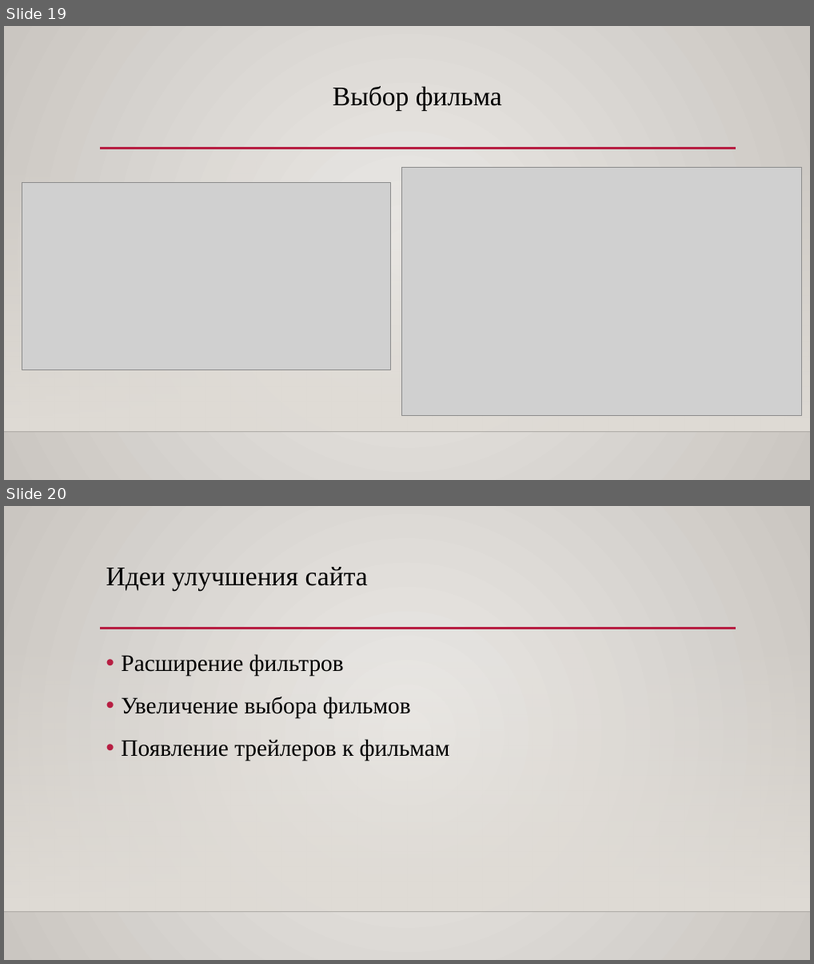
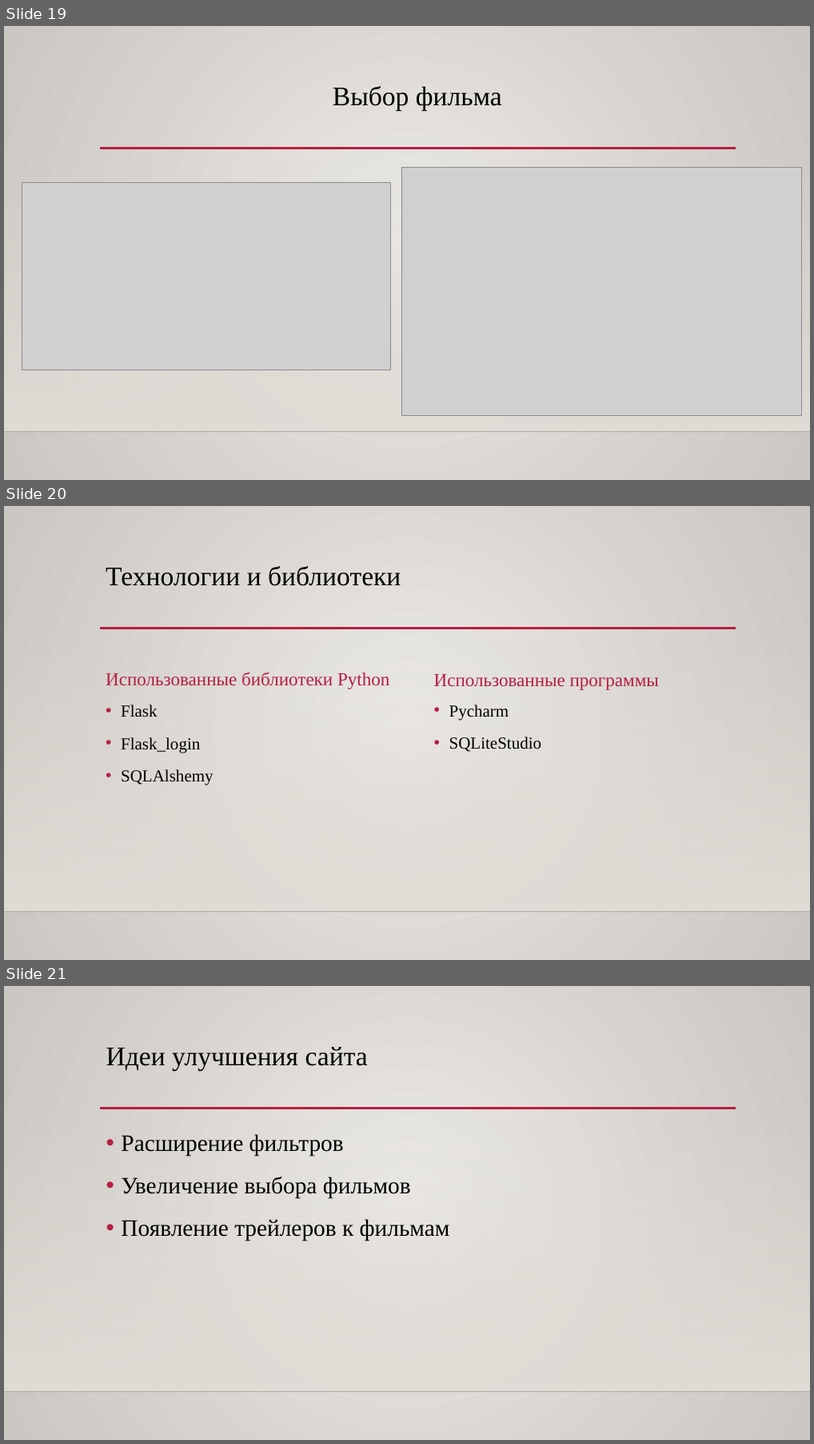
Before and after one commit to 20moonlight01/yandexlyceumweb, a slide deck: Для настроения.pptx. Shown one above the other, each under a label of ours: slides 19 and 20 before the commit, slides 19, 20 and 21 after it. The pictures are 814x964 and 814x1444 pixels, drawn with LibreOffice and Linux fonts; fonts in the diff are those of the drawing; grey boxes stand for pictures; background and template pictures are left out. Boxes give left, top, right and bottom in pixels: in the first picture for what was removed or moved away, otherwise in the second. Text is boxed around its words. In the diff, an @@ line names an element or a change of style, - is before the commit and + after.

```diff
--- a/Для настроения.pptx
+++ b/Для настроения.pptx
@@ slide 20 added at (4,506,810,960), background gradient #ECEAE7 to #CAC7C1; not listed: 3 template elements that a slide beside it also shows @@
@@ title added at (106,566,401,586), 32 pt, text #000000 @@
+Технологии и библиотеки
@@ text added at (106,672,390,689), 22 pt, text #B71E42 @@
+Использованные библиотеки Python
@@ text added at (434,674,659,690), 22 pt, text #B71E42 @@
+Использованные программы
@@ text added at (121,704,214,785), 20 pt, text #000000 @@
+• Flask
+• Flask_login
+• SQLAlshemy
@@ text added at (450,704,542,752), 20 pt, text #000000 @@
+• Pycharm
+• SQLiteStudio
@@ what was slide 20 is now slide 21 @@
```
